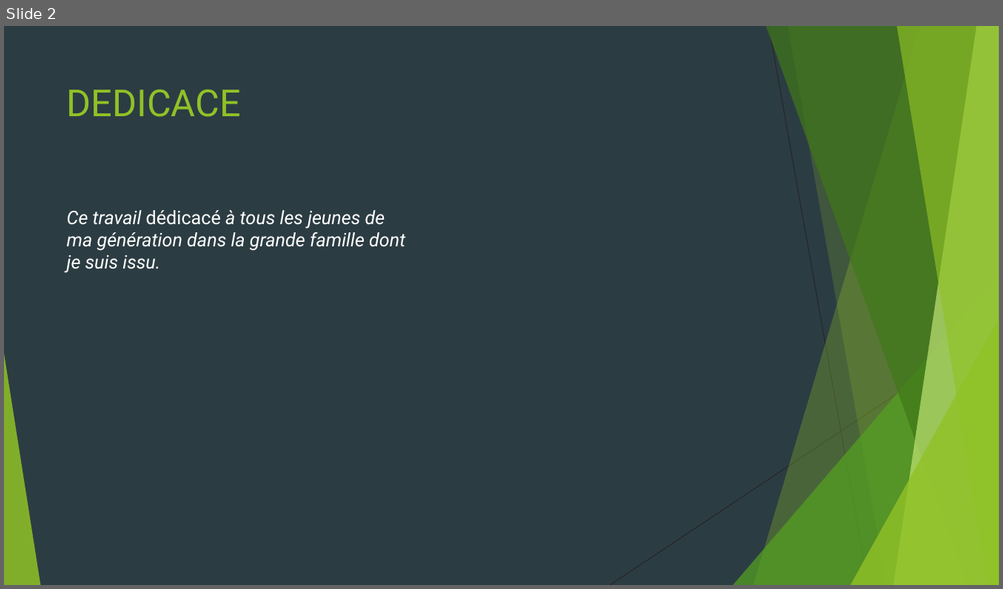
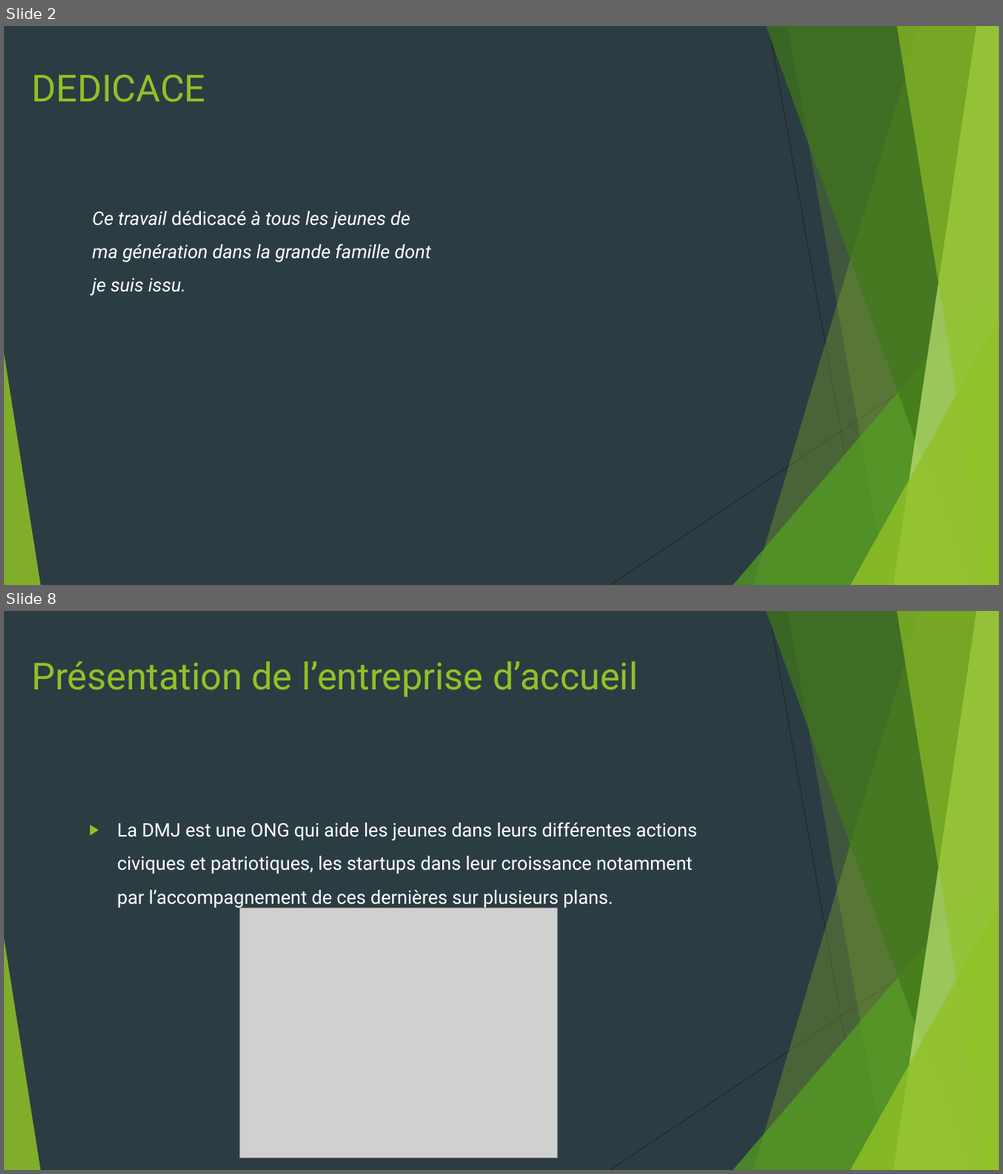
Before and after one commit to HeroNational/crowdfunding-App, a slide deck: rapport de stage/RApport de stage Slides.pptx. Shown one above the other, each under a label of ours: slide 2 before the commit, slides 2 and 8 after it; the slides between them are not shown. The pictures are 1003x589 and 1003x1174 pixels, drawn with LibreOffice and Linux fonts; fonts in the diff are those of the drawing; grey boxes stand for pictures. Boxes give left, top, right and bottom in pixels: in the first picture for what was removed or moved away, otherwise in the second. Text is boxed around its words. In the diff, an @@ line names an element or a change of style, - is before the commit and + after.

```diff
--- a/rapport de stage/RApport de stage Slides.pptx
+++ b/rapport de stage/RApport de stage Slides.pptx
@@ slide 8 added at <box>4,611,999,1170</box>, background #2C3C43; not listed: 10 template elements that a slide beside it also shows @@
@@ text added at <box>31,661,637,697</box>, 36 pt, text #90C226 @@
+Présentation de l’entreprise d’accueil
@@ text added at <box>117,823,697,908</box>, 18 pt, text #FFFFFF @@
+▶ La DMJ est une ONG qui aide les jeunes dans leurs différentes actions civiques et patriotiques, les startups dans leur croissance notamment par l’accompagnement de ces dernières sur plusieurs plans.
@@ picture added at <box>240,908,558,1159</box> @@
@@ slide 2 changed as well @@
@@ title "DEDICACE": place and size @@
-title "DEDICACE" at <box>67,90,241,117</box>
+title "DEDICACE" at <box>31,75,205,102</box>
@@ text "Ce travail dédicacé à tous ...": place and size @@
-text "Ce travail dédicacé à tous ..." at <box>67,210,405,272</box>
+text "Ce travail dédicacé à tous ..." at <box>92,211,431,295</box>
@@ text "Ce travail dédicacé à tous ..." at <box>92,211,431,295</box>: line spacing 1 to 1.5 @@
```
Also in this commit, not shown: 1 other slide changed, 10 other slides added, 4 other files.
